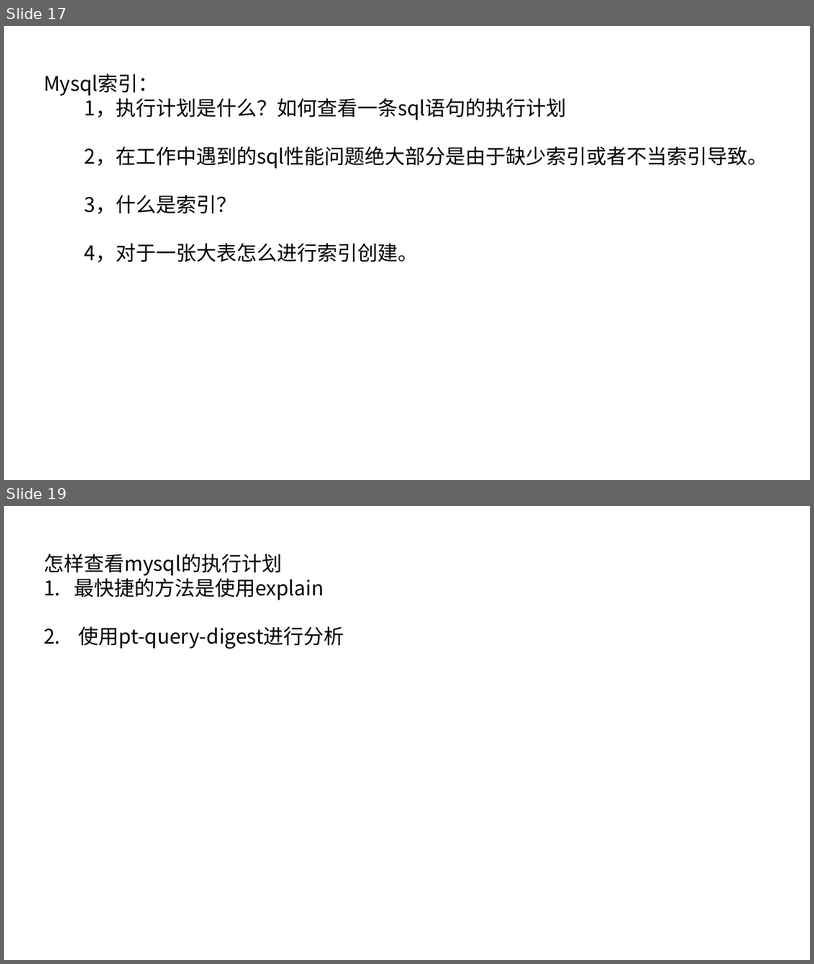
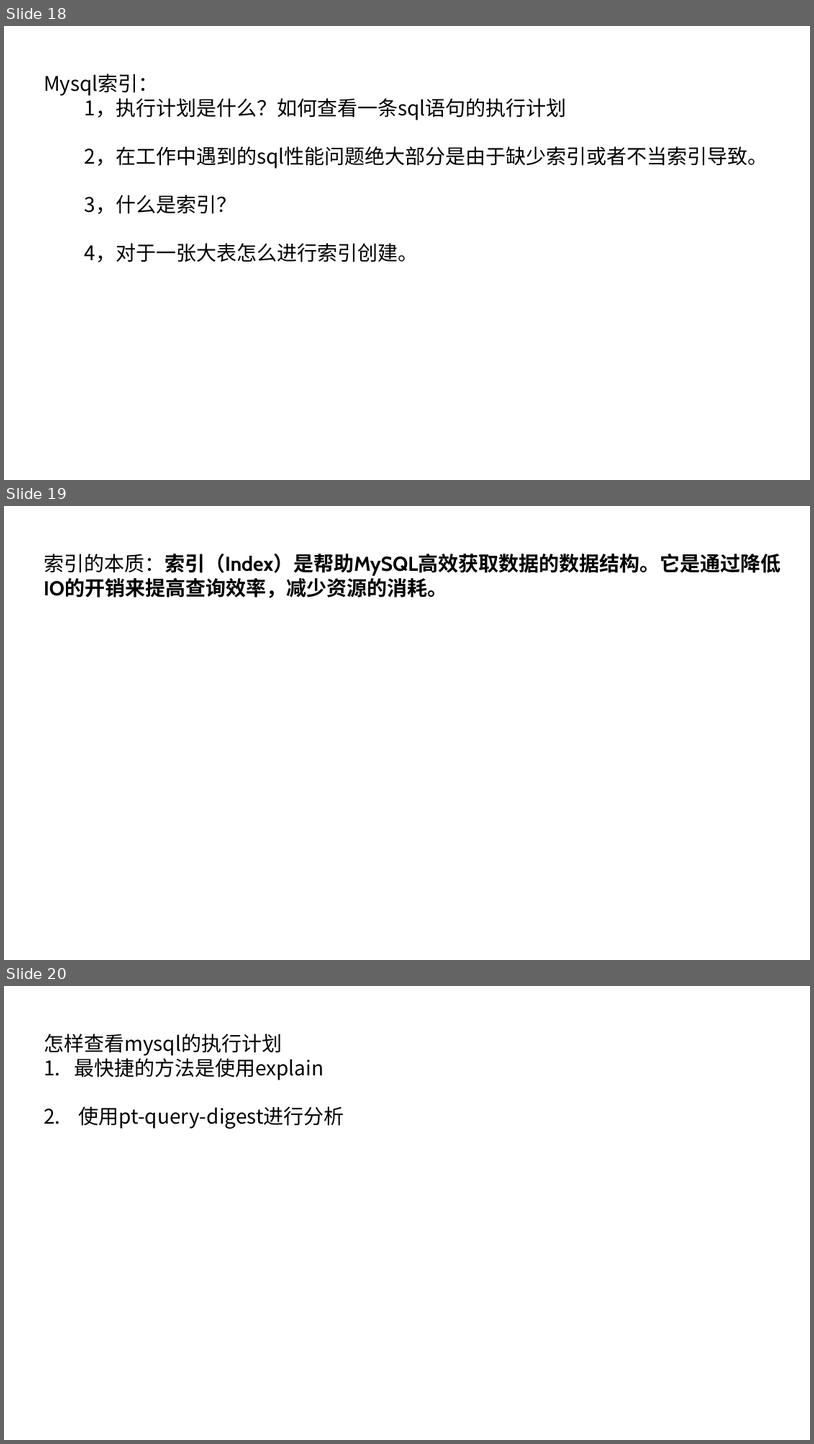
Before and after one commit to ronghuaihai/sharefiles, a slide deck: 数据库演示.pptx. Shown one above the other, each under a label of ours: slides 17 and 19 before the commit, slides 18, 19 and 20 after it; the slides between them are not shown. The pictures are 814x964 and 814x1444 pixels, drawn with LibreOffice and Linux fonts; fonts in the diff are those of the drawing; background and template pictures are left out. Boxes give left, top, right and bottom in pixels: in the first picture for what was removed or moved away, otherwise in the second. Text is boxed around its words. In the diff, an @@ line names an element or a change of style, - is before the commit and + after.

```diff
--- a/数据库演示.pptx
+++ b/数据库演示.pptx
@@ slide 19 added at [4,506,810,960], background picture (left out) @@
@@ text added at [44,554,781,598], 24 pt, text #000000, bold @@
+索引的本质：索引（Index）是帮助MySQL高效获取数据的数据结构。它是通过降低IO的开销来提高查询效率，减少资源的消耗。
@@ what was slide 17 is now slide 18 @@
@@ what was slide 19 is now slide 20 @@
```
Also in this commit, not shown: 3 other files.
